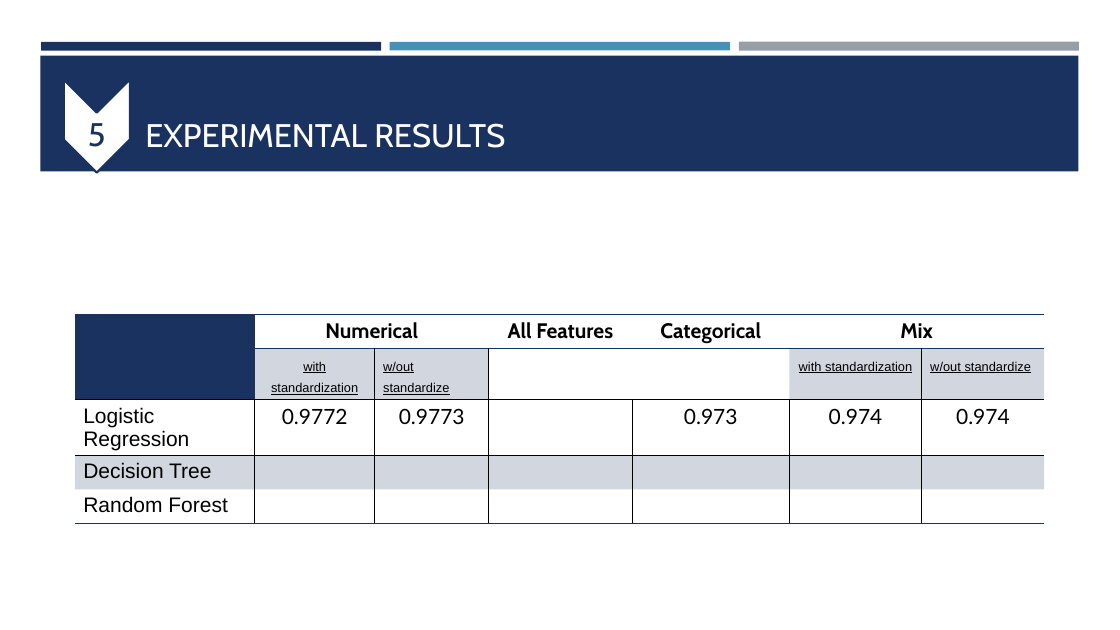
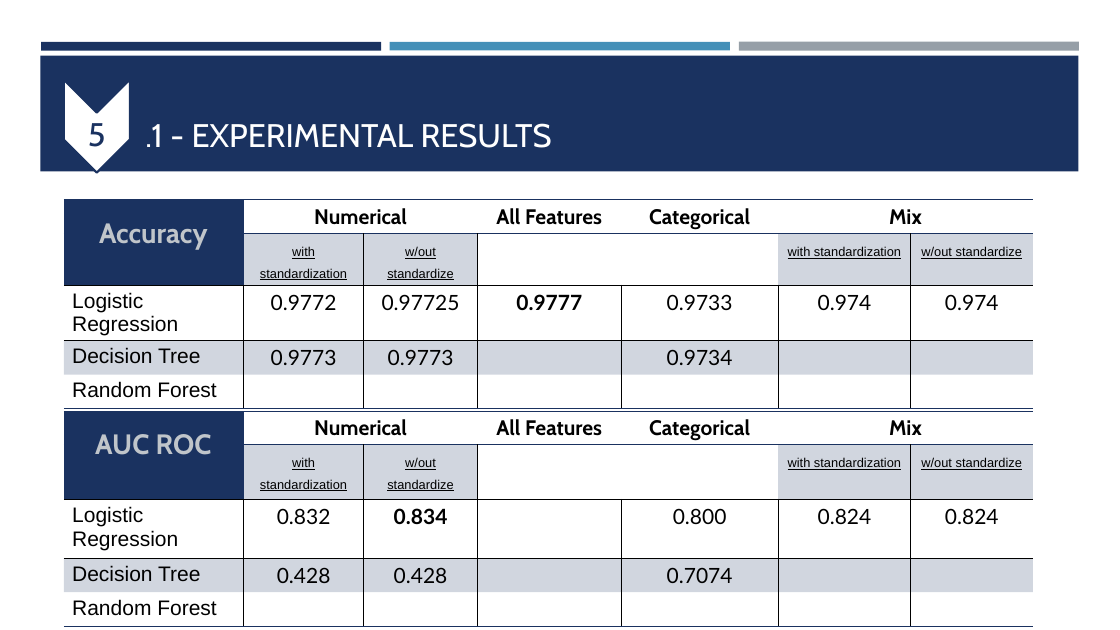
Before and after one commit to lmriccardo/fraudolent-transaction-classification, a slide deck: slide 12 of presentation/fraudolent_transaction.pptx. Drawn at 1120x630 pixels with LibreOffice and Linux fonts; fonts in the diff are those of the drawing. Boxes give left, top, right and bottom in pixels: in the first picture for what was removed or moved away, otherwise in the second. Text is boxed around its words. In the diff, an @@ line names an element or a change of style, - is before the commit and + after.

Commit message:
Update results and presentation: add tables for F1-score, AUC ROC and Precision/Recall, and add results

```diff
--- a/presentation/fraudolent_transaction.pptx
+++ b/presentation/fraudolent_transaction.pptx
@@ title at <box>145,123,552,148</box>: text changed @@
-EXPERIMENTAL RESULTS
+.1 - EXPERIMENTAL RESULTS
@@ table at <box>64,200,1033,402</box> @@
-row 3: Logistic Regression | 0.9772 | 0.9773 |  | 0.973 | 0.974 | 0.974
+row 3: Logistic Regression | 0.9772 | 0.97725 | 0.9777 | 0.9733 | 0.974 | 0.974
-row 4: Decision Tree |  |  |  |  |  | 
+row 4: Decision Tree | 0.9773 | 0.9773 |  | 0.9734 |  | 
@@ alignment left to centre @@
@@ table: place and size @@
-table at <box>75,314,1044,517</box>
+table at <box>64,200,1033,402</box>
@@ text added at <box>99,223,208,249</box>, 24 pt, text #C0C5CA, bold @@
+Accuracy
@@ table added at <box>64,411,1033,620</box>, 5 rows, 7 columns @@
+ | Numerical |  | All Features | Categorical | Mix | 
+ | with standardization | w/out standardize |  |  | with standardization | w/out standardize
+Logistic Regression | 0.832 | 0.834 |  | 0.800 | 0.824 | 0.824
+Decision Tree | 0.428 | 0.428 |  | 0.7074 |  | 
+Random Forest |  |  |  |  |  | 
@@ text added at <box>95,434,212,455</box>, 24 pt, text #C0C5CA, bold @@
+AUC ROC
```
Also in this commit, not shown: 1 slide added, 6 other files.
